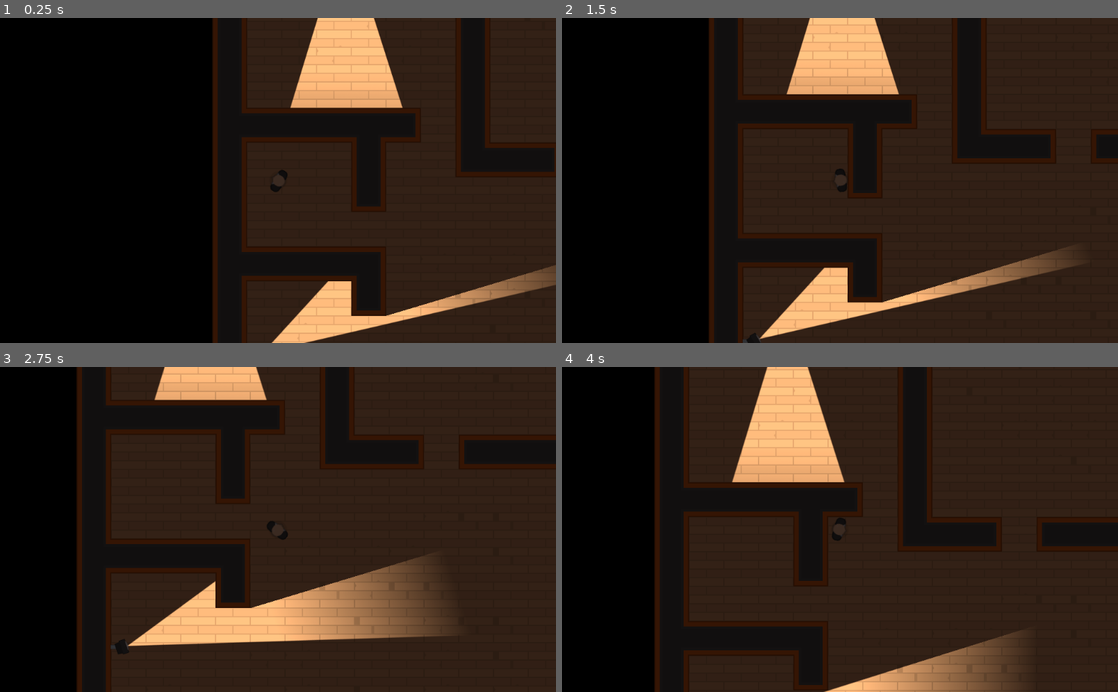
Above: before the commit, frames 1-4 (two rows, left to right).
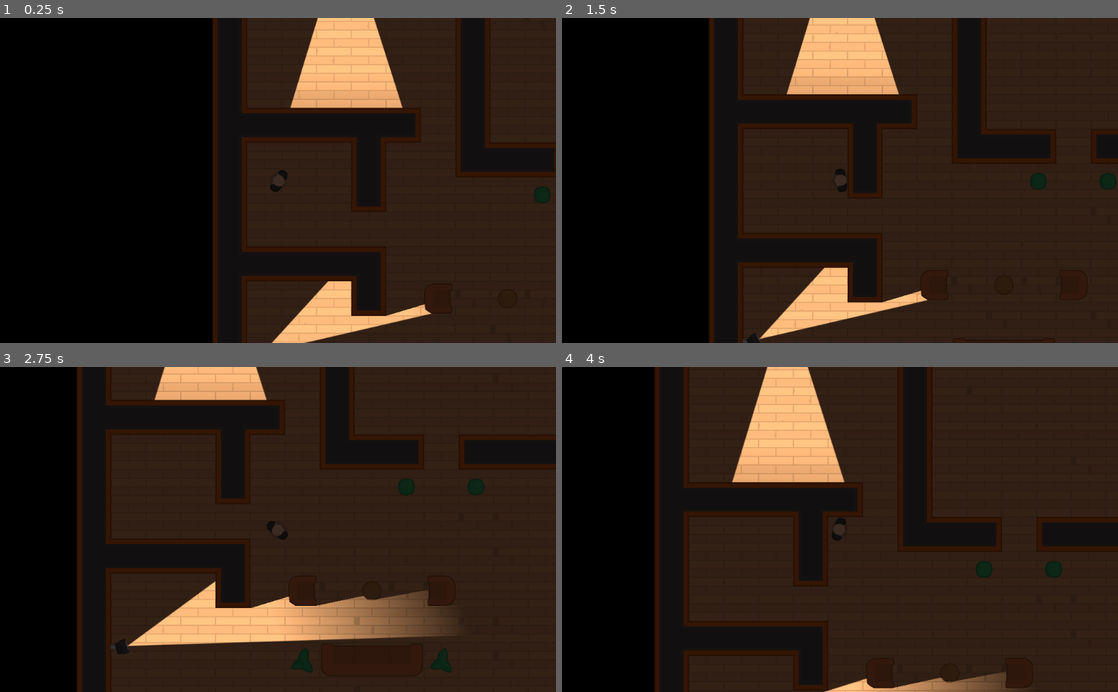
Above: after the commit, the same moments.

Repository: ColinJWright/HeistMeisters
Game: Godot game, scene res://Levels/Level1.tscn
Two runs of this game, one before a commit and one after it. Both use one fixed random seed, a clock stepped at 60 frames per second and the inputs below.
Inputs (mouse positions are in pixels of both pictures, inside the frame that each line leads up to):
- Up to frame 1 (0.25 s): no input
- Up to frame 2 (1.5 s): tap Enter at 0.5 s; move the mouse to (962, 164) at 0.52 s; hold D (move_right) 0.53-1.28 s; click (962, 164) at 0.6 s; move the mouse to (728, 196) at 1.27 s; hold S (move_down) from 1.28 s (still down); click (728, 196) at 1.35 s
- Up to frame 3 (2.75 s): move the mouse to (333, 458) at 2.02 s; release S (move_down) at 2.03 s; hold D (move_right) from 2.03 s (still down); click (333, 458) at 2.1 s
- Up to frame 4 (4 s): move the mouse to (812, 594) at 2.77 s; release D (move_right) at 2.78 s; hold W (move_up) 2.78-3.53 s; click (812, 594) at 2.85 s; move the mouse to (1006, 578) at 3.52 s; hold A (move_left) from 3.53 s (still down); click (1006, 578) at 3.6 s

The runs differ from the first frame. In frame 1, 1.3% of the frame differs, in the area x 76-100%, y 51-92%; in frame 2, 1.6%; in frame 3, 2.6%, in the area x 46-88%, y 34-95%; in frame 4, 2.5%.
Error in both runs: Invalid get index '0' (on base: 'PoolVector2Array'). (res://Characters/NPCs/Guard.gd:23)

Commit message:
Lesson 54 complete. Added a Furniture Tilemap to Template Level. Added Furniture to Level 1

Diff:
--- a/Levels/Level1.tscn
+++ b/Levels/Level1.tscn
@@ -8,6 +8,9 @@
 
 [node name="TileMap" parent="Navigation2D" index="0"]
 tile_data = PoolIntArray( -393215, 2, 0, -393214, 2, 2, -393213, 2, 2, -393212, 2, 2, -393211, 2, 2, -393210, 2, 2, -39 …(11447 unchanged characters)…
+
+[node name="Furniture" parent="Navigation2D" index="1"]
+tile_data = PoolIntArray( 20, -1610612727, 0, 23, -1610612727, 0, 196618, -1610612729, 0, 196620, -1610612729, 0, 393223, -1610612733, 0, 393225, 4, 0, 393227, -1073741821, 0, 393232, -1610612728, 0, 524295, -1610612728, 0, 524296, 0, 0, 524297, 1, 0, 524298, 2, 0, 524299, -1610612728, 0, 524304, -1610612728, 0, 524310, -1610612729, 0, 786438, -1610612728, 0, 786441, -1610612728, 0, 917518, -1610612729, 0, 917520, -1610612729, 0, 1048590, -1610612729, 0, 1048592, -1610612729, 0 )
 
 [node name="Destination0" type="Position2D" parent="Navigation2D/Destinations" index="0"]
 position = Vector2( 230.113, 1195.38 )
--- a/Levels/TemplateLevel.tscn
+++ b/Levels/TemplateLevel.tscn
@@ -1,7 +1,290 @@
-[gd_scene load_steps=3 format=2]
+[gd_scene load_steps=25 format=2]
 
 [ext_resource path="res://Tiles/tiles.tres" type="TileSet" id=1]
 [ext_resource path="res://Characters/Player.tscn" type="PackedScene" id=2]
+[ext_resource path="res://GFX/Tilesheet/tilesheet_complete.png" type="Texture" id=3]
+
+[sub_resource type="OccluderPolygon2D" id=1]
+polygon = PoolVector2Array( 4, 4, 4, 4, 4, 52, 12, 60, 64, 60, 64, 4 )
+
+[sub_resource type="ConvexPolygonShape2D" id=2]
+points = PoolVector2Array( 24, 4, 28, 8, 64, 8, 64, 60, 16, 60, 4, 48, 4, 4, 4, 4 )
+
+[sub_resource type="OccluderPolygon2D" id=3]
+polygon = PoolVector2Array( 0, 8, 0, 8, 0, 60, 64, 60, 64, 8 )
+
+[sub_resource type="ConvexPolygonShape2D" id=4]
+points = PoolVector2Array( 64, 8, 64, 60, 0, 60, 0, 8, 0, 8 )
+
+[sub_resource type="OccluderPolygon2D" id=5]
+polygon = PoolVector2Array( 0, 8, 0, 8, 0, 60, 48, 60, 60, 52, 60, 4, 40, 4, 36, 8 )
+
+[sub_resource type="ConvexPolygonShape2D" id=6]
+points = PoolVector2Array( 36, 8, 40, 4, 60, 4, 60, 52, 48, 60, 0, 60, 0, 8, 0, 8 )
+
+[sub_resource type="OccluderPolygon2D" id=7]
+polygon = PoolVector2Array( 4, 8, 4, 8, 4, 44, 16, 56, 52, 56, 60, 44, 60, 8 )
+
+[sub_resource type="ConvexPolygonShape2D" id=8]
+points = PoolVector2Array( 56, 8, 56, 48, 44, 56, 16, 56, 8, 48, 8, 8, 16, 8, 16, 8 )
+
+[sub_resource type="OccluderPolygon2D" id=9]
+polygon = PoolVector2Array( 24, 16, 24, 16, 16, 24, 16, 40, 24, 48, 40, 48, 48, 40, 48, 28, 44, 20, 40, 16 )
+
+[sub_resource type="ConvexPolygonShape2D" id=10]
+points = PoolVector2Array( 40, 16, 48, 24, 48, 32, 48, 40, 44, 44, 36, 48, 24, 48, 20, 44, 16, 36, 16, 24, 20, 20, 28, 16, 28, 16 )
+
+[sub_resource type="OccluderPolygon2D" id=12]
+polygon = PoolVector2Array( 12, 16, 12, 16, 8, 20, 8, 44, 12, 48, 52, 48, 56, 44, 56, 20, 52, 16 )
+
+[sub_resource type="ConvexPolygonShape2D" id=13]
+points = PoolVector2Array( 52, 16, 56, 20, 56, 44, 52, 48, 12, 48, 8, 44, 8, 20, 12, 16, 12, 16 )
+
+[sub_resource type="OccluderPolygon2D" id=14]
+polygon = PoolVector2Array( 24, 4, 24, 4, 16, 8, 8, 12, 4, 20, 4, 32, 4, 44, 12, 56, 20, 60, 44, 60, 60, 44, 60, 20, 52, 8, 44, 4 )
+
+[sub_resource type="ConvexPolygonShape2D" id=15]
+points = PoolVector2Array( 40, 4, 48, 8, 56, 12, 60, 24, 60, 40, 52, 52, 40, 60, 24, 60, 16, 56, 8, 48, 4, 36, 4, 24, 8, 16, 20, 4, 20, 4 )
+
+[sub_resource type="OccluderPolygon2D" id=16]
+polygon = PoolVector2Array( 32, 16, 32, 16, 24, 20, 20, 24, 16, 32, 20, 44, 32, 48, 44, 44, 48, 32, 44, 20 )
+
+[sub_resource type="ConvexPolygonShape2D" id=17]
+points = PoolVector2Array( 44, 20, 48, 28, 48, 36, 44, 44, 36, 48, 28, 48, 20, 44, 16, 32, 20, 24, 24, 20, 32, 16, 32, 16 )
+
+[sub_resource type="OccluderPolygon2D" id=18]
+polygon = PoolVector2Array( 32, 24, 32, 24, 20, 20, 12, 24, 12, 28, 20, 36, 32, 40, 40, 48, 48, 48, 48, 36, 48, 32, 52, 24, 52, 16, 40, 16 )
+
+[sub_resource type="ConvexPolygonShape2D" id=19]
+points = PoolVector2Array( 40, 16, 52, 16, 52, 24, 48, 32, 48, 36, 48, 48, 44, 52, 36, 48, 32, 40, 24, 40, 12, 28, 12, 24, 20, 20, 32, 20, 32, 20 )
+
+[sub_resource type="OccluderPolygon2D" id=20]
+polygon = PoolVector2Array( 48, 16, 48, 16, 36, 16, 24, 24, 16, 36, 16, 52, 12, 56, 12, 68, 16, 80, 16, 92, 24, 104, 36, 112, 48, 112, 60, 116, 68, 112, 76, 112, 88, 112, 100, 108, 108, 100, 112, 92, 112, 80, 116, 72, 116, 56, 112, 48, 112, 36, 104, 24, 92, 16, 80, 16, 72, 12, 60, 12 )
+
+[sub_resource type="ConvexPolygonShape2D" id=21]
+points = PoolVector2Array( 80, 16, 92, 16, 100, 20, 108, 28, 112, 36, 112, 48, 116, 56, 116, 68, 112, 80, 112, 88, 108, 100, 92, 112, 80, 112, 72, 116, 56, 116, 48, 112, 36, 112, 24, 104, 16, 88, 16, 76, 12, 68, 12, 60, 16, 52, 16, 44, 16, 36, 20, 28, 32, 16, 48, 16, 56, 12, 68, 12, 68, 12 )
+
+[sub_resource type="TileSet" id=11]
+0/name = "tilesheet_complete.png 0"
+0/texture = ExtResource( 3 )
+0/tex_offset = Vector2( 0, 0 )
+0/modulate = Color( 1, 1, 1, 1 )
+0/region = Rect2( 896, 1088, 64, 64 )
+0/tile_mode = 0
+0/occluder_offset = Vector2( 0, 0 )
+0/occluder = SubResource( 1 )
+0/navigation_offset = Vector2( 0, 0 )
+0/shape_offset = Vector2( 0, 0 )
+0/shape_transform = Transform2D( 1, 0, 0, 1, 0, 0 )
+0/shape = SubResource( 2 )
+0/shape_one_way = false
+0/shape_one_way_margin = 1.0
+0/shapes = [ {
+"autotile_coord": Vector2( 0, 0 ),
+"one_way": false,
+"one_way_margin": 1.0,
+"shape": SubResource( 2 ),
+"shape_transform": Transform2D( 1, 0, 0, 1, 0, 0 )
+} ]
+0/z_index = 0
+1/name = "tilesheet_complete.png 1"
+1/texture = ExtResource( 3 )
+1/tex_offset = Vector2( 0, 0 )
+1/modulate = Color( 1, 1, 1, 1 )
+1/region = Rect2( 960, 1088, 64, 64 )
+1/tile_mode = 0
+1/occluder_offset = Vector2( 0, 0 )
+1/occluder = SubResource( 3 )
+1/navigation_offset = Vector2( 0, 0 )
+1/shape_offset = Vector2( 0, 0 )
+1/shape_transform = Transform2D( 1, 0, 0, 1, 0, 0 )
+1/shape = SubResource( 4 )
+1/shape_one_way = false
+1/shape_one_way_margin = 1.0
+1/shapes = [ {
+"autotile_coord": Vector2( 0, 0 ),
+"one_way": false,
+"one_way_margin": 1.0,
+"shape": SubResource( 4 ),
+"shape_transform": Transform2D( 1, 0, 0, 1, 0, 0 )
+} ]
+1/z_index = 0
+2/name = "tilesheet_complete.png 2"
+2/texture = ExtResource( 3 )
+2/tex_offset = Vector2( 0, 0 )
+2/modulate = Color( 1, 1, 1, 1 )
+2/region = Rect2( 1024, 1088, 64, 64 )
+2/tile_mode = 0
+2/occluder_offset = Vector2( 0, 0 )
+2/occluder = SubResource( 5 )
+2/navigation_offset = Vector2( 0, 0 )
+2/shape_offset = Vector2( 0, 0 )
+2/shape_transform = Transform2D( 1, 0, 0, 1, 0, 0 )
+2/shape = SubResource( 6 )
+2/shape_one_way = false
+2/shape_one_way_margin = 1.0
+2/shapes = [ {
+"autotile_coord": Vector2( 0, 0 ),
+"one_way": false,
+"one_way_margin": 1.0,
+"shape": SubResource( 6 ),
+"shape_transform": Transform2D( 1, 0, 0, 1, 0, 0 )
+} ]
+2/z_index = 0
+3/name = "tilesheet_complete.png 3"
+3/texture = ExtResource( 3 )
+3/tex_offset = Vector2( 0, 0 )
+3/modulate = Color( 1, 1, 1, 1 )
+3/region = Rect2( 1088, 1088, 64, 64 )
+3/tile_mode = 0
+3/occluder_offset = Vector2( 0, 0 )
+3/occluder = SubResource( 7 )
+3/navigation_offset = Vector2( 0, 0 )
+3/shape_offset = Vector2( 0, 0 )
+3/shape_transform = Transform2D( 1, 0, 0, 1, 0, 0 )
+3/shape = SubResource( 8 )
+3/shape_one_way = false
+3/shape_one_way_margin = 1.0
+3/shapes = [ {
+"autotile_coord": Vector2( 0, 0 ),
+"one_way": false,
+"one_way_margin": 1.0,
+"shape": SubResource( 8 ),
+"shape_transform": Transform2D( 1, 0, 0, 1, 0, 0 )
+} ]
+3/z_index = 0
+4/name = "tilesheet_complete.png 4"
+4/texture = ExtResource( 3 )
+4/tex_offset = Vector2( 0, 0 )
+4/modulate = Color( 1, 1, 1, 1 )
+4/region = Rect2( 1216, 1088, 64, 64 )
+4/tile_mode = 0
+4/occluder_offset = Vector2( 0, 0 )
+4/occluder = SubResource( 9 )
+4/navigation_offset = Vector2( 0, 0 )
+4/shape_offset = Vector2( 0, 0 )
+4/shape_transform = Transform2D( 1, 0, 0, 1, 0, 0 )
+4/shape = SubResource( 10 )
+4/shape_one_way = false
+4/shape_one_way_margin = 1.0
+4/shapes = [ {
+"autotile_coord": Vector2( 0, 0 ),
+"one_way": false,
+"one_way_margin": 1.0,
+"shape": SubResource( 10 ),
+"shape_transform": Transform2D( 1, 0, 0, 1, 0, 0 )
+} ]
+4/z_index = 0
+5/name = "tilesheet_complete.png 5"
+5/texture = ExtResource( 3 )
+5/tex_offset = Vector2( 0, 0 )
+5/modulate = Color( 1, 1, 1, 1 )
+5/region = Rect2( 1216, 1024, 64, 64 )
+5/tile_mode = 0
+5/occluder_offset = Vector2( 0, 0 )
+5/occluder = SubResource( 12 )
+5/navigation_offset = Vector2( 0, 0 )
+5/shape_offset = Vector2( 0, 0 )
+5/shape_transform = Transform2D( 1, 0, 0, 1, 0, 0 )
+5/shape = SubResource( 13 )
+5/shape_one_way = false
+5/shape_one_way_margin = 1.0
+5/shapes = [ {
+"autotile_coord": Vector2( 0, 0 ),
+"one_way": false,
+"one_way_margin": 1.0,
+"shape": SubResource( 13 ),
+"shape_transform": Transform2D( 1, 0, 0, 1, 0, 0 )
+} ]
+5/z_index = 0
+6/name = "tilesheet_complete.png 6"
+6/texture = ExtResource( 3 )
+6/tex_offset = Vector2( 0, 0 )
+6/modulate = Color( 1, 1, 1, 1 )
+6/region = Rect2( 1216, 1152, 64, 64 )
+6/tile_mode = 0
+6/occluder_offset = Vector2( 0, 0 )
+6/occluder = SubResource( 14 )
+6/navigation_offset = Vector2( 0, 0 )
+6/shape_offset = Vector2( 0, 0 )
+6/shape_transform = Transform2D( 1, 0, 0, 1, 0, 0 )
+6/shape = SubResource( 15 )
+6/shape_one_way = false
+6/shape_one_way_margin = 1.0
+6/shapes = [ {
+"autotile_coord": Vector2( 0, 0 ),
+"one_way": false,
+"one_way_margin": 1.0,
+"shape": SubResource( 15 ),
+"shape_transform": Transform2D( 1, 0, 0, 1, 0, 0 )
+} ]
+6/z_index = 0
+7/name = "tilesheet_complete.png 7"
+7/texture = ExtResource( 3 )
+7/tex_offset = Vector2( 0, 0 )
+7/modulate = Color( 1, 1, 1, 1 )
+7/region = Rect2( 1152, 512, 64, 64 )
+7/tile_mode = 0
+7/occluder_offset = Vector2( 0, 0 )
+7/occluder = SubResource( 16 )
+7/navigation_offset = Vector2( 0, 0 )
+7/shape_offset = Vector2( 0, 0 )
+7/shape_transform = Transform2D( 1, 0, 0, 1, 0, 0 )
+7/shape = SubResource( 17 )
+7/shape_one_way = false
+7/shape_one_way_margin = 1.0
+7/shapes = [ {
+"autotile_coord": Vector2( 0, 0 ),
+"one_way": false,
+"one_way_margin": 1.0,
+"shape": SubResource( 17 ),
+"shape_transform": Transform2D( 1, 0, 0, 1, 0, 0 )
+} ]
+7/z_index = 0
+8/name = "tilesheet_complete.png 8"
+8/texture = ExtResource( 3 )
+8/tex_offset = Vector2( 0, 0 )
+8/modulate = Color( 1, 1, 1, 1 )
+8/region = Rect2( 1280, 448, 64, 64 )
+8/tile_mode = 0
+8/occluder_offset = Vector2( 0, 0 )
+8/occluder = SubResource( 18 )
+8/navigation_offset = Vector2( 0, 0 )
+8/shape_offset = Vector2( 0, 0 )
+8/shape_transform = Transform2D( 1, 0, 0, 1, 0, 0 )
+8/shape = SubResource( 19 )
+8/shape_one_way = false
+8/shape_one_way_margin = 1.0
+8/shapes = [ {
+"autotile_coord": Vector2( 0, 0 ),
+"one_way": false,
+"one_way_margin": 1.0,
+"shape": SubResource( 19 ),
+"shape_transform": Transform2D( 1, 0, 0, 1, 0, 0 )
+} ]
+8/z_index = 0
+9/name = "tilesheet_complete.png 9"
+9/texture = ExtResource( 3 )
+9/tex_offset = Vector2( 0, 0 )
+9/modulate = Color( 1, 1, 1, 1 )
+9/region = Rect2( 1152, 384, 128, 128 )
+9/tile_mode = 0
+9/occluder_offset = Vector2( 0, 0 )
+9/occluder = SubResource( 20 )
+9/navigation_offset = Vector2( 0, 0 )
+9/shape_offset = Vector2( 0, 0 )
+9/shape_transform = Transform2D( 1, 0, 0, 1, 0, 0 )
+9/shape = SubResource( 21 )
+9/shape_one_way = false
+9/shape_one_way_margin = 1.0
+9/shapes = [ {
+"autotile_coord": Vector2( 0, 0 ),
+"one_way": false,
+"one_way_margin": 1.0,
+"shape": SubResource( 21 ),
+"shape_transform": Transform2D( 1, 0, 0, 1, 0, 0 )
+} ]
+9/z_index = 0
 
 [node name="TemplateLevel" type="Node2D"]
 
@@ -14,6 +297,10 @@
 format = 1
 tile_data = PoolIntArray( 65537, 2, 0, 65538, 2, 2, 65539, 2, 2, 65540, 2, 2, 65541, 2, 1, 131073, 2, 65538, 131074, 3, …(284 unchanged characters)…
 
+[node name="Furniture" type="TileMap" parent="Navigation2D"]
+tile_set = SubResource( 11 )
+format = 1
+
 [node name="Destinations" type="Node" parent="Navigation2D"]
 
 [node name="Player" parent="." instance=ExtResource( 2 )]
